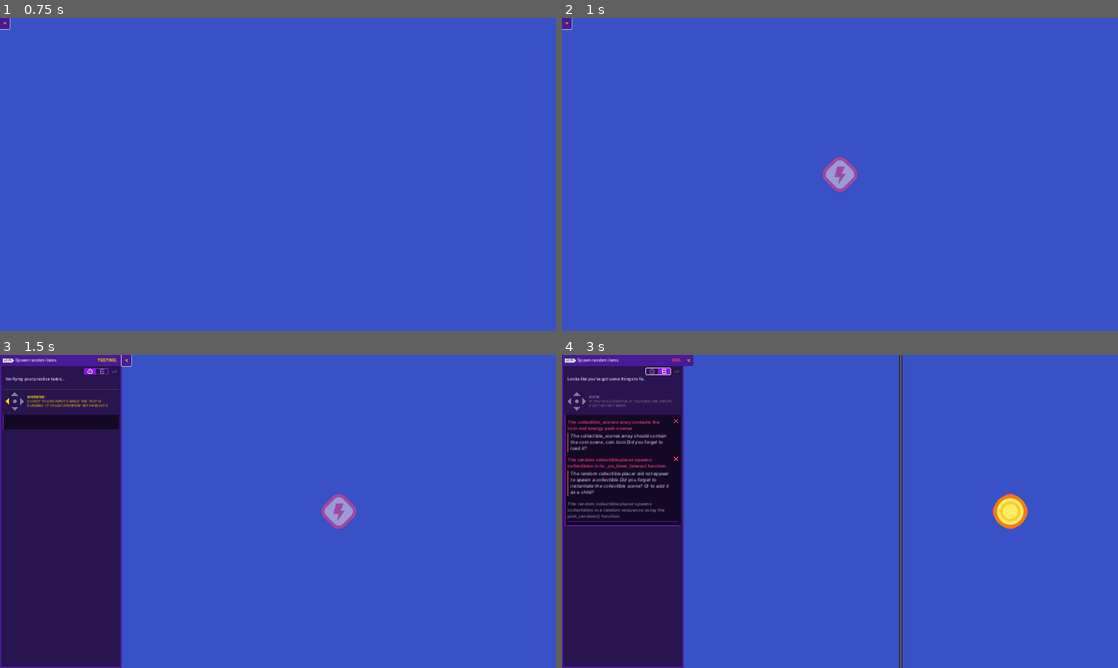
Above: before the commit, frames 1-4 (two rows, left to right).
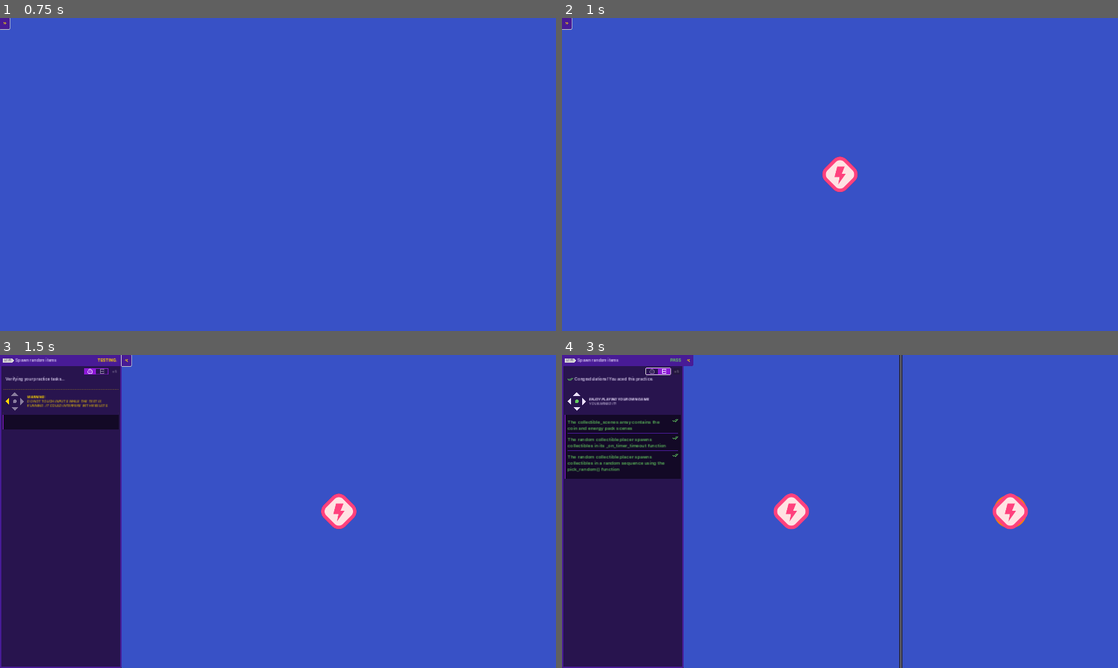
Above: after the commit, the same moments.

Repository: fioxu/2d-GameDev-Course
Game: Godot game, scene res://practices/L7.P1.spawn_random_items/spawn_random_items.tscn
Two runs of this game, one before a commit and one after it. Both use one fixed random seed, a clock stepped at 60 frames per second and the inputs below. This scene is started directly instead of the project's main scene.
Inputs (mouse positions are in pixels of both pictures, inside the frame that each line leads up to):
- Up to frame 1 (0.75 s): click (127, 24) at 0.5 s
- Up to frame 2 (1 s): no input
- Up to frame 3 (1.5 s): tap Enter at 1.25 s; hold D (move_right) from 1.28 s (still down)
- Up to frame 4 (3 s): release D (move_right) at 2 s; click "x5" at 2 s; click (656, 370) at 2.75 s

Frame 1 is identical in both runs. In frame 2, 0.5% of the frame differs, in the area x 46-54%, y 44-56%; in frame 3, 0.5%; in frame 4, 6.0%, in the area x 0-84%, y 1-56%.

Commit message:
L7 + L7.P1

Diff:
--- /dev/null
+++ b/05.loot_it_all_workbook/lessons/random_item_placer.gd
@@ -0,0 +1,11 @@
+extends Node2D
+
+
+# Called when the node enters the scene tree for the first time.
+func _ready():
+	pass # Replace with function body.
+
+
+# Called every frame. 'delta' is the elapsed time since the previous frame.
+func _process(delta):
+	pass
--- /dev/null
+++ b/05.loot_it_all_workbook/lessons/random_item_placer.tscn
@@ -0,0 +1,31 @@
+[gd_scene load_steps=2 format=3 uid="uid://dj1ljgq46pvgf"]
+
+[sub_resource type="GDScript" id="GDScript_tlwr6"]
+script/source = "extends Node2D
+
+var item_scenes := [
+	preload(\"gem.tscn\"),
+	preload(\"health_pack.tscn\")
+]
+
+func _ready() -> void:
+	get_node(\"Timer\").timeout.connect(_on_timer_timeout)
+
+func _on_timer_timeout():
+	var random_item_scene: PackedScene = item_scenes.pick_random()
+	var item_instance := random_item_scene.instantiate()
+	add_child(item_instance)
+	var viewport_size := get_viewport_rect().size
+	var random_position := Vector2(0,0)
+	random_position.x = randf_range(0, viewport_size.x)
+	random_position.y = randf_range(0, viewport_size.y)
+	item_instance.position = random_position
+"
+
+[node name="RandomItemPlacer" type="Node2D"]
+script = SubResource("GDScript_tlwr6")
+
+[node name="Timer" type="Timer" parent="."]
+autostart = true
+
+[connection signal="timeout" from="Timer" to="." method="_on_timer_timeout"]
--- a/05.loot_it_all_workbook/lessons/space_level.tscn
+++ b/05.loot_it_all_workbook/lessons/space_level.tscn
@@ -1,9 +1,8 @@
-[gd_scene load_steps=5 format=3 uid="uid://btkjymc78ap8d"]
+[gd_scene load_steps=4 format=3 uid="uid://btkjymc78ap8d"]
 
 [ext_resource type="PackedScene" uid="uid://dmv50krf4bo5r" path="res://lessons/ship.tscn" id="2_2j1u5"]
+[ext_resource type="PackedScene" uid="uid://dj1ljgq46pvgf" path="res://lessons/random_item_placer.tscn" id="3_bjd5q"]
 [ext_resource type="PackedScene" uid="uid://bxfevggvxo634" path="res://assets/background/space_background.tscn" id="3_e6xy1"]
-[ext_resource type="PackedScene" uid="uid://coiinsb1xkhee" path="res://lessons/health_pack.tscn" id="3_vag7w"]
-[ext_resource type="PackedScene" uid="uid://36u12snbjb5i" path="res://lessons/gem.tscn" id="4_vlkp4"]
 
 [node name="Level" type="Node2D"]
 
@@ -12,20 +11,4 @@
 
 [node name="SpaceBackground" parent="." instance=ExtResource("3_e6xy1")]
 
-[node name="HealthPack" parent="." instance=ExtResource("3_vag7w")]
-position = Vector2(1369, 74)
-
-[node name="HealthPack2" parent="." instance=ExtResource("3_vag7w")]
-position = Vector2(1399, 1003)
-
-[node name="HealthPack3" parent="." instance=ExtResource("3_vag7w")]
-position = Vector2(1853, 583)
-
-[node name="Gem" parent="." instance=ExtResource("4_vlkp4")]
-position = Vector2(1037, 831)
-
-[node name="Gem2" parent="." instance=ExtResource("4_vlkp4")]
-position = Vector2(1387, 542)
-
-[node name="Gem3" parent="." instance=ExtResource("4_vlkp4")]
-position = Vector2(1148, 270)
+[node name="RandomItemPlacer" parent="." instance=ExtResource("3_bjd5q")]
--- a/05.loot_it_all_workbook/practices/L7.P1.spawn_random_items/random_collectible_placer.gd
+++ b/05.loot_it_all_workbook/practices/L7.P1.spawn_random_items/random_collectible_placer.gd
@@ -1,6 +1,8 @@
 extends Node2D
 
 var collectible_scenes := [
+	preload("coin.tscn"),
+	preload("energy_pack.tscn")
 ]
 
 
@@ -9,4 +11,6 @@
 
 
 func _on_timer_timeout() -> void:
-	pass
+	var random_item_scene : PackedScene = collectible_scenes.pick_random()
+	var item_instnace := random_item_scene.instantiate()
+	add_child(item_instnace)
--- a/05.loot_it_all_workbook/practices/L7.P1.spawn_random_items/spawn_random_items.tscn
+++ b/05.loot_it_all_workbook/practices/L7.P1.spawn_random_items/spawn_random_items.tscn
@@ -1,13 +1,11 @@
-[gd_scene load_steps=3 format=3]
+[gd_scene load_steps=2 format=3 uid="uid://buavst2arkm3m"]
 
 [ext_resource type="PackedScene" path="res://practices/L7.P1.spawn_random_items/random_collectible_placer.tscn" id="1_xxubk"]
-[ext_resource type="Script" path="res://practices/L7.P1.spawn_random_items/random_collectible_placer.gd" id="2_fmxc1"]
 
 [node name="SpawnRandomItems" type="Node2D"]
 
-[node name="RandomCollectiblePlacer" type="Node2D" parent="." instance=ExtResource("1_xxubk")]
+[node name="RandomCollectiblePlacer" parent="." instance=ExtResource("1_xxubk")]
 position = Vector2(960, 540)
-script = ExtResource("2_fmxc1")
 
 [node name="ExtraVisuals" type="Node" parent="."]
 
Not shown, changed: .DS_Store
Not shown, added: 05.loot_it_all_workbook/.DS_Store
Not shown, added: 05.loot_it_all_workbook/lessons/.DS_Store
